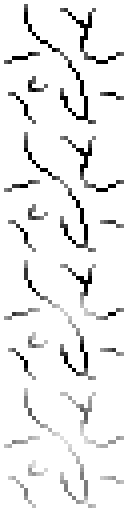
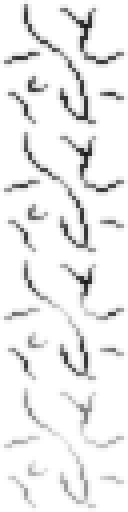
The second 128 x 512 image is a revision of the first. Changes to its layers:
painted on "Cracks 0" over (0, 0, 128, 128)
painted on "Cracks -1" over (0, 128, 128, 256)
painted on "Cracks -2" over (0, 256, 128, 384)
painted on "Cracks -3" over (0, 384, 128, 512)
